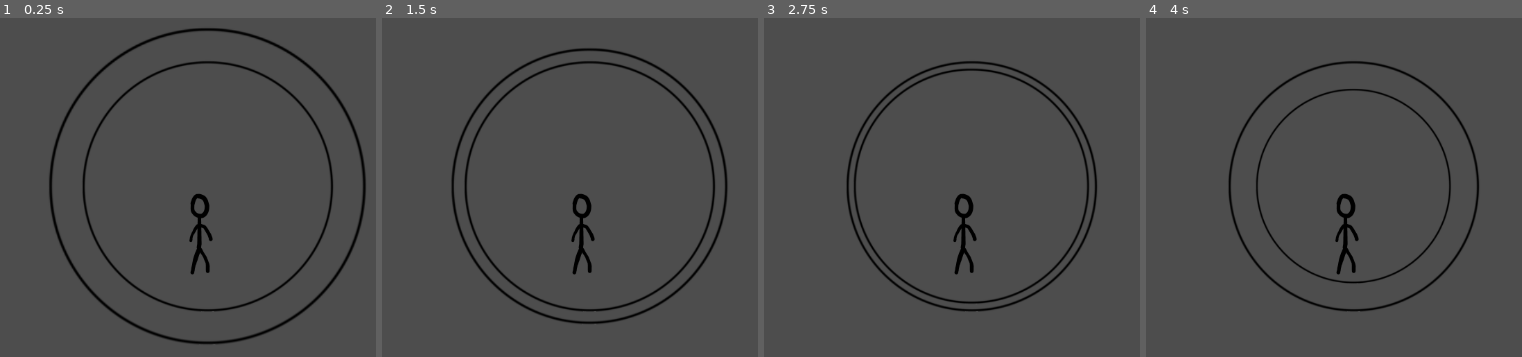
Above: before the commit, frames 1-4 (left to right).
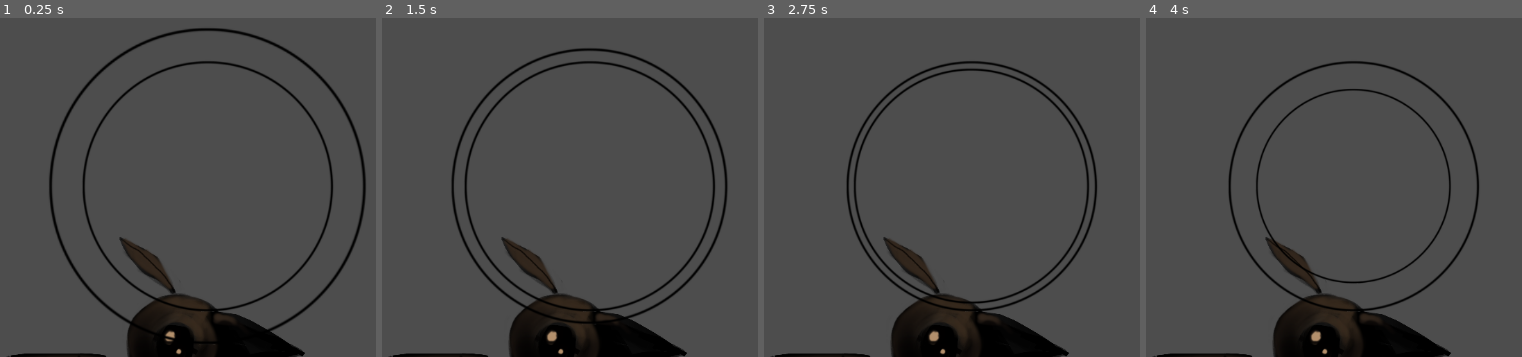
Above: after the commit, the same moments.

Repository: CasperLuus/sa-game-jam
Game: Godot game, scene res://Scenes/player.tscn
The game is run twice, just before and just after one commit, with the same random seed, the same clock (stepped at 60 frames per second) and the same inputs.
Inputs:
- Up to frame 1 (0.25 s): no input
- Up to frame 2 (1.5 s): tap Enter (ui_accept) at 0.5, 0.77 s; hold Right (ui_right) from 0.53 s (still down)
- Up to frame 3 (2.75 s): tap Enter (ui_accept) at 1.52 s; release Right (ui_right) at 2.03 s; hold Left (ui_left) from 2.03 s (still down)
- Up to frame 4 (4 s): release Left (ui_left) at 2.78 s; hold Right (ui_right) from 2.78 s (still down); tap Enter (ui_accept) at 3.02, 3.77 s

The runs differ from the first frame. In frame 1, 7.2% of the frame differs, in the area x 1-82%, y 51-100%; in frame 2, 7.3%; in frame 3, 7.4%; in frame 4, 7.4%.

Commit message:
Crow Animations

Diff:
--- a/Scenes/player.tscn
+++ b/Scenes/player.tscn
@@ -1,9 +1,41 @@
-[gd_scene load_steps=15 format=3 uid="uid://cenbovvwhlsh4"]
+[gd_scene load_steps=47 format=3 uid="uid://cenbovvwhlsh4"]
 
 [ext_resource type="Script" path="res://Scripts/player.gd" id="1_qib5o"]
 [ext_resource type="Texture2D" uid="uid://c4qv1ets1ijha" path="res://Assets/ThePlaceholder_v1/ThePlaceholder.png" id="1_vrtqx"]
+[ext_resource type="Texture2D" uid="uid://dbdfsirnrcy1m" path="res://Assets/Crow/Idle/frame0000.png" id="2_uf2m0"]
 [ext_resource type="PackedScene" uid="uid://dgxr83e3ogn31" path="res://Scenes/lamp.tscn" id="3_d4dum"]
 [ext_resource type="Texture2D" uid="uid://e34tioa767n2" path="res://Assets/Art/pngtree-black-ring-png-image_2319165.png" id="3_gdxx3"]
+[ext_resource type="Texture2D" uid="uid://cw27nbjyowcb3" path="res://Assets/Crow/Idle/frame0001.png" id="3_hok4q"]
+[ext_resource type="Texture2D" uid="uid://ce1kj2ldwvj4h" path="res://Assets/Crow/Idle/frame0002.png" id="4_7570u"]
+[ext_resource type="Texture2D" uid="uid://bu8fgcgeldykb" path="res://Assets/Crow/Idle/frame0003.png" id="5_6ox3d"]
+[ext_resource type="Texture2D" uid="uid://deg0n8tv384bw" path="res://Assets/Crow/Idle/frame0004.png" id="6_iaa7k"]
+[ext_resource type="Texture2D" uid="uid://qebpmys7lf1" path="res://Assets/Crow/Idle/frame0005.png" id="7_bem1d"]
+[ext_resource type="Texture2D" uid="uid://lm7wtcbhungq" path="res://Assets/Crow/Idle/frame0006.png" id="8_65mil"]
+[ext_resource type="Texture2D" uid="uid://c3f5c3phkyhy0" path="res://Assets/Crow/Idle/frame0007.png" id="9_i6b1a"]
+[ext_resource type="Texture2D" uid="uid://bu2td7ov3k4lr" path="res://Assets/Crow/Idle/frame0008.png" id="10_ybflk"]
+[ext_resource type="Texture2D" uid="uid://wfwoed7phr5u" path="res://Assets/Crow/Idle/frame0009.png" id="11_thwya"]
+[ext_resource type="Texture2D" uid="uid://8orai7ayk5ql" path="res://Assets/Crow/Idle/frame0010.png" id="12_1rjlw"]
+[ext_resource type="Texture2D" uid="uid://c515ixw5m55ng" path="res://Assets/Crow/Idle/frame0011.png" id="13_kgbgk"]
+[ext_resource type="Texture2D" uid="uid://c4uygj33cqqxh" path="res://Assets/Crow/Idle/frame0012.png" id="14_fp2qi"]
+[ext_resource type="Texture2D" uid="uid://brtda4kicm86p" path="res://Assets/Crow/Idle/frame0013.png" id="15_ovlhw"]
+[ext_resource type="Texture2D" uid="uid://blrw8yfv8q81c" path="res://Assets/Crow/Idle/frame0014.png" id="16_1fehp"]
+[ext_resource type="Texture2D" uid="uid://i0cb6ikgr4eq" path="res://Assets/Crow/Idle/frame0015.png" id="17_3ho7j"]
+[ext_resource type="Texture2D" uid="uid://s6jighcin8rh" path="res://Assets/Crow/Jump/frame0000.png" id="18_d3ypa"]
+[ext_resource type="Texture2D" uid="uid://badn1o0b7u510" path="res://Assets/Crow/Jump/frame0001.png" id="19_qq4dp"]
+[ext_resource type="Texture2D" uid="uid://61u683gqyl03" path="res://Assets/Crow/Jump/frame0002.png" id="20_sodno"]
+[ext_resource type="Texture2D" uid="uid://ct3qieppbecf2" path="res://Assets/Crow/Jump/frame0003.png" id="21_g6xt0"]
+[ext_resource type="Texture2D" uid="uid://bgo7j0rghavoo" path="res://Assets/Crow/Jump/frame0004.png" id="22_qmong"]
+[ext_resource type="Texture2D" uid="uid://ct1ugj7b5mxlx" path="res://Assets/Crow/Jump/frame0005.png" id="23_s4bh4"]
+[ext_resource type="Texture2D" uid="uid://k1ucy3symw26" path="res://Assets/Crow/Jump/frame0006.png" id="24_a1k7j"]
+[ext_resource type="Texture2D" uid="uid://bu24iglsfy428" path="res://Assets/Crow/Jump/frame0007.png" id="25_aiusk"]
+[ext_resource type="Texture2D" uid="uid://c15abcv258u4c" path="res://Assets/Crow/Jump/frame0008.png" id="26_chapq"]
+[ext_resource type="Texture2D" uid="uid://bll7cb0i60q77" path="res://Assets/Crow/Jump/frame0009.png" id="27_8hew6"]
+[ext_resource type="Texture2D" uid="uid://bly86edhvcyrs" path="res://Assets/Crow/Jump/frame0010.png" id="28_kw3y6"]
+[ext_resource type="Texture2D" uid="uid://wb01d85u1rsa" path="res://Assets/Crow/Jump/frame0011.png" id="29_x70yq"]
+[ext_resource type="Texture2D" uid="uid://bvla74x8edc5q" path="res://Assets/Crow/Jump/frame0012.png" id="30_jicx7"]
+[ext_resource type="Texture2D" uid="uid://bfu56l34orlxh" path="res://Assets/Crow/Jump/frame0013.png" id="31_1dd0d"]
+[ext_resource type="Texture2D" uid="uid://b3576sqnjr5vp" path="res://Assets/Crow/Jump/frame0014.png" id="32_wa3i1"]
+[ext_resource type="Texture2D" uid="uid://bbjkjsiuh41ry" path="res://Assets/Crow/Jump/frame0015.png" id="33_efdg2"]
 
 [sub_resource type="CircleShape2D" id="CircleShape2D_2f6oo"]
 radius = 58.0086
@@ -38,6 +70,112 @@
 
 [sub_resource type="SpriteFrames" id="SpriteFrames_tvkxi"]
 animations = [{
+"frames": [{
+"duration": 1.0,
+"texture": ExtResource("2_uf2m0")
+}, {
+"duration": 1.0,
+"texture": ExtResource("3_hok4q")
+}, {
+"duration": 1.0,
+"texture": ExtResource("4_7570u")
+}, {
+"duration": 1.0,
+"texture": ExtResource("5_6ox3d")
+}, {
+"duration": 1.0,
+"texture": ExtResource("6_iaa7k")
+}, {
+"duration": 1.0,
+"texture": ExtResource("7_bem1d")
+}, {
+"duration": 1.0,
+"texture": ExtResource("8_65mil")
+}, {
+"duration": 1.0,
+"texture": ExtResource("9_i6b1a")
+}, {
+"duration": 1.0,
+"texture": ExtResource("10_ybflk")
+}, {
+"duration": 1.0,
+"texture": ExtResource("11_thwya")
+}, {
+"duration": 1.0,
+"texture": ExtResource("12_1rjlw")
+}, {
+"duration": 1.0,
+"texture": ExtResource("13_kgbgk")
+}, {
+"duration": 1.0,
+"texture": ExtResource("14_fp2qi")
+}, {
+"duration": 1.0,
+"texture": ExtResource("15_ovlhw")
+}, {
+"duration": 1.0,
+"texture": ExtResource("16_1fehp")
+}, {
+"duration": 1.0,
+"texture": ExtResource("17_3ho7j")
+}],
+"loop": true,
+"name": &"Idle",
+"speed": 12.0
+}, {
+"frames": [{
+"duration": 1.0,
+"texture": ExtResource("18_d3ypa")
+}, {
+"duration": 1.0,
+"texture": ExtResource("19_qq4dp")
+}, {
+"duration": 1.0,
+"texture": ExtResource("20_sodno")
+}, {
+"duration": 1.0,
+"texture": ExtResource("21_g6xt0")
+}, {
+"duration": 1.0,
+"texture": ExtResource("22_qmong")
+}, {
+"duration": 1.0,
+"texture": ExtResource("23_s4bh4")
+}, {
+"duration": 1.0,
+"texture": ExtResource("24_a1k7j")
+}, {
+"duration": 1.0,
+"texture": ExtResource("25_aiusk")
+}, {
+"duration": 1.0,
+"texture": ExtResource("26_chapq")
+}, {
+"duration": 1.0,
+"texture": ExtResource("27_8hew6")
+}, {
+"duration": 1.0,
+"texture": ExtResource("28_kw3y6")
+}, {
+"duration": 1.0,
+"texture": ExtResource("29_x70yq")
+}, {
+"duration": 1.0,
+"texture": ExtResource("30_jicx7")
+}, {
+"duration": 1.0,
+"texture": ExtResource("31_1dd0d")
+}, {
+"duration": 1.0,
+"texture": ExtResource("32_wa3i1")
+}, {
+"duration": 1.0,
+"texture": ExtResource("33_efdg2")
+}],
+"loop": true,
+"name": &"Jump",
+"speed": 12.0
+}, {
 "frames": [{
 "duration": 1.0,
 "texture": SubResource("AtlasTexture_jkuje")
@@ -81,6 +219,8 @@
 [node name="AnimatedSprite2D" type="AnimatedSprite2D" parent="."]
 position = Vector2(8, -3)
 sprite_frames = SubResource("SpriteFrames_tvkxi")
+animation = &"Idle"
+frame_progress = 0.874998
 
 [node name="Light Area" type="Area2D" parent="."]
 position = Vector2(11, -69)
Binary file added: Assets/Crow/Idle/frame0000.png
Not shown, added: Assets/Crow/Idle/frame0000.png.import
Binary file added: Assets/Crow/Idle/frame0001.png
Not shown, added: Assets/Crow/Idle/frame0001.png.import
Binary file added: Assets/Crow/Idle/frame0002.png
Not shown, added: Assets/Crow/Idle/frame0002.png.import
Binary file added: Assets/Crow/Idle/frame0003.png
Not shown, added: Assets/Crow/Idle/frame0003.png.import
Binary file added: Assets/Crow/Idle/frame0004.png
Not shown, added: Assets/Crow/Idle/frame0004.png.import
Binary file added: Assets/Crow/Idle/frame0005.png
Not shown, added: Assets/Crow/Idle/frame0005.png.import
(and 52 more such lines)
